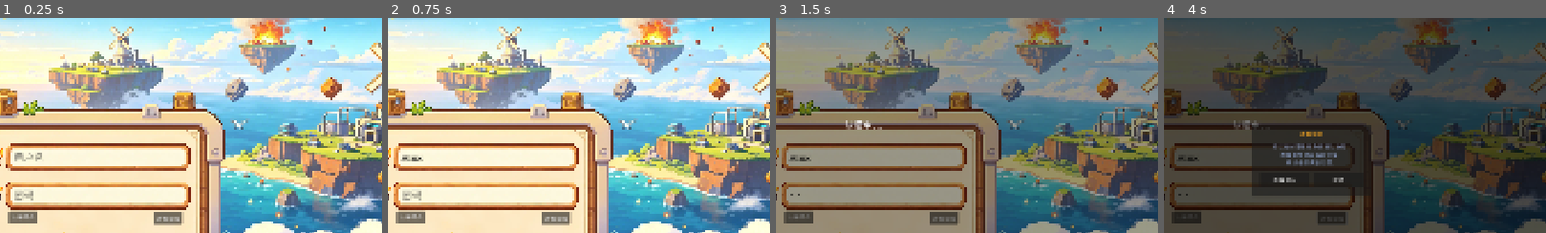
Above: before the commit, frames 1-4 (left to right).
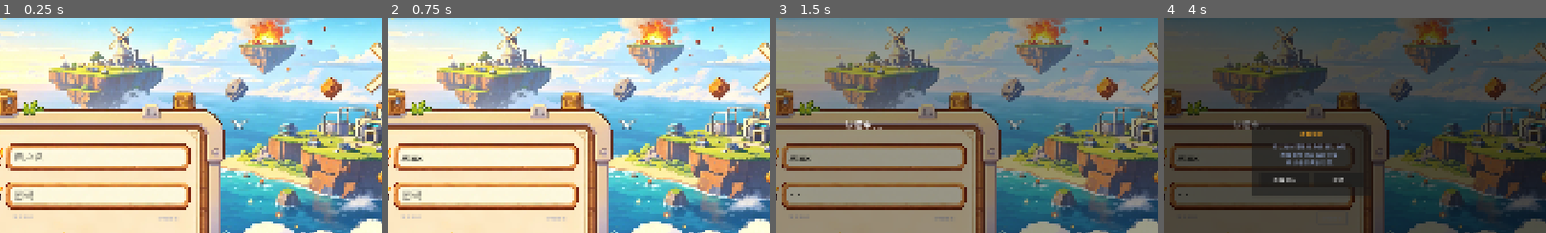
Above: after the commit, the same moments.

Repository: qizh1yang/PixelBomb
Game: Godot game, scene res://scenes/Login/login.tscn
Same seed, same stepped clock (60 frames per second), same inputs: the game is played once before the commit and once after it. The engine's default icon, where the game draws it, is replaced by a stand-in: a white triangle on a blue panel in a dark square.
Inputs (mouse positions are % of the whole screen's width and height, from its top left):
- Up to frame 1 (0.25 s): no input
- Up to frame 2 (0.75 s): click (55, 58) at 0.52 s; type "Alex" at 0.6 s
- Up to frame 3 (1.5 s): click (55, 66) at 0.75 s; type "12" at 0.83 s; click (50, 80) at 1.25 s
- Up to frame 4 (4 s): click "注册用户" at 2 s; click "游客登陆" at 2.75 s; tap Enter (ui_accept) at 3.5, 3.77 s; move the mouse to (72, 45) at 3.52 s; hold Right (ui_right) from 3.53 s (still down); tap C at 3.6 s; click (72, 45) at 3.67 s
The pictures show only the part of the screen within x 38-88%, y 25-75%; the shares and areas given below are measured in that part.

The runs differ from the first frame. In frame 1, 1.0% of the frame differs, in the area x 2-49%, y 89-97%; in frame 2, 1.0%; in frame 3, 0.9%; in frame 4, 0.7%.

Commit message:
feat: MCP配置, 修复login信号+注册超时+大厅按钮旋转+新手引导, 更新Web导出

Diff:
--- a/client/project.godot
+++ b/client/project.godot
@@ -33,6 +33,8 @@
 
 [debug]
 
+file_logging/enable_file_logging=true
+file_logging/log_path="res://godot.log"
 offline_mode=false
 
 [display]
--- a/client/scenes/Lobby/lobby.gd
+++ b/client/scenes/Lobby/lobby.gd
@@ -98,9 +98,6 @@
 
 func _on_refresh_pressed() -> void:
 	NetworkManager.request_room_list()
-	# 简单的旋转动画效果
-	var tween = create_tween()
-	tween.tween_property(refreshBtn, "rotation_degrees", 360, 0.5).from(0)
 
 func _on_create_pressed() -> void:
 	# 防御性清理：如果残留房间状态，先离开旧房间
--- a/client/scenes/Login/login.gd
+++ b/client/scenes/Login/login.gd
@@ -26,11 +26,26 @@
 	regBtn.pressed.connect(_on_register_btn_pressed)
 	guestBtn.pressed.connect(_on_guest_btn_pressed)
 
+	# 按钮样式：白色文字，hover 变橙色
+	_style_text_btn(regBtn, Color("#B0B0C0"), Color("#F5A623"))
+	_style_text_btn(guestBtn, Color("#B0B0C0"), Color("#F5A623"))
+
 	var net = NetworkManager
 	net.connected_to_server.connect(_on_connection_succeeded)
 	net.connection_closed.connect(_on_connection_failed)
 	net.message_received.connect(_on_message_received)
 	net.kicked.connect(_on_kicked)
+
+# ══════════════════════════════════════════════════════
+#  按钮工具
+# ══════════════════════════════════════════════════════
+
+func _style_text_btn(btn: Button, normal_color: Color, hover_color: Color) -> void:
+	btn.flat = true
+	btn.add_theme_color_override("font_color", normal_color)
+	btn.add_theme_color_override("font_hover_color", hover_color)
+	btn.add_theme_color_override("font_pressed_color", hover_color.darkened(0.2))
+	btn.add_theme_font_size_override("font_size", 14)
 
 # ══════════════════════════════════════════════════════
 #  本地账号
@@ -163,7 +178,10 @@
 
 		NetworkManager.message_received.connect(on_msg)
 		NetworkManager.request("User.Register", {"username": u, "password": p})
-		await get_tree().create_timer(8.0).timeout
+		var elapsed: float = 0.0
+		while not done and elapsed < 8.0:
+			await get_tree().process_frame
+			elapsed += get_process_delta_time()
 		NetworkManager.message_received.disconnect(on_msg)
 
 		if ok:
Not shown, added: .mcp.json
Not shown, changed: client/export/web/index.html
Not shown, changed: client/export/web/index.pck
